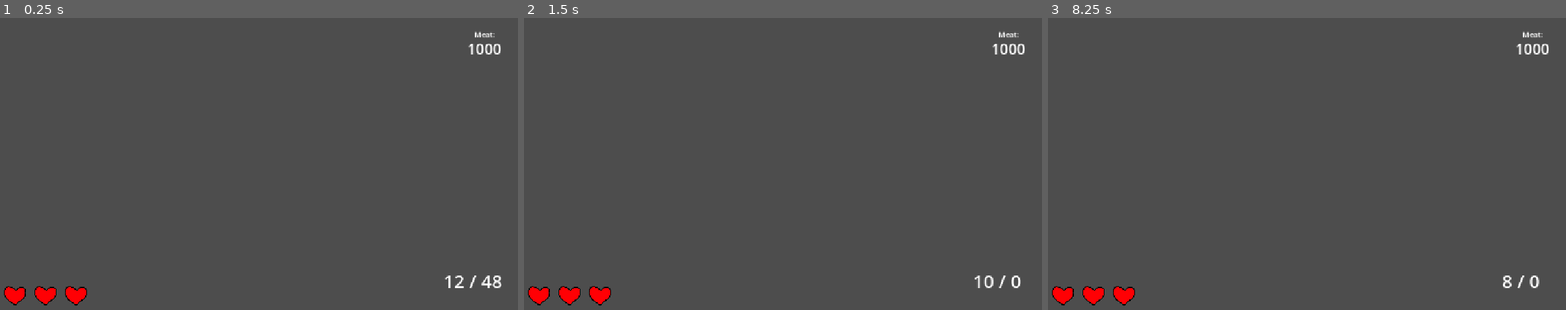
Above: before the commit, frames 1-3 (left to right).
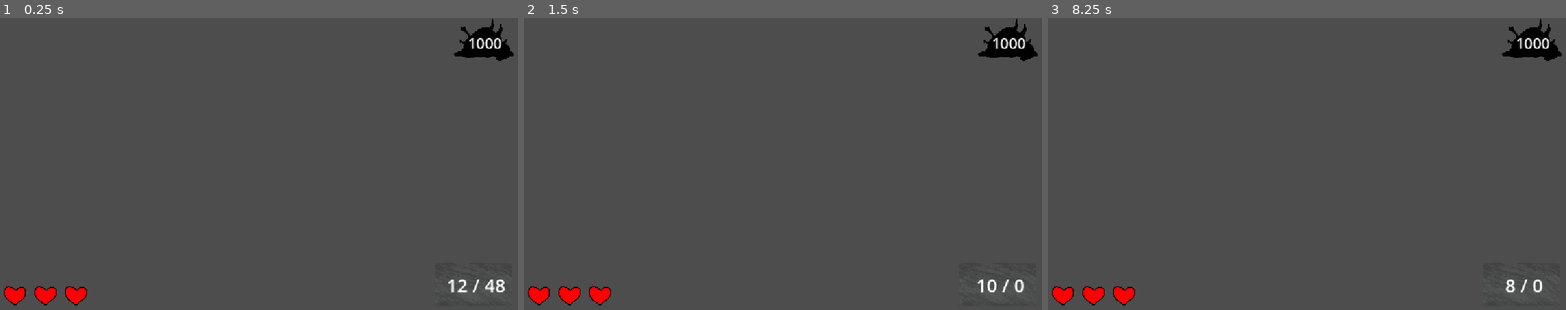
Above: after the commit, the same moments.

Repository: gmuGADIG/DEADSHOT
Game: Godot game, scene res://test_scenes/enemies/wilder_combat.tscn
Same seed, same stepped clock (60 frames per second), same inputs: the game is played once before the commit and once after it. This scene is started directly instead of the project's main scene. The engine's default icon, where the game draws it, is replaced by a stand-in: a white triangle on a blue panel in a dark square. Sound files missing from this copy of the repository are replaced by a short silence.
Inputs (mouse positions are in pixels of both pictures, inside the frame that each line leads up to):
- Up to frame 1 (0.25 s): no input
- Up to frame 2 (1.5 s): tap Enter at 0.5 s; move the mouse to (902, 152) at 0.52 s; press the mouse at (902, 152) at 0.53 s; hold D (move_right) 0.53-1.28 s; tap Space (roll) at 1.25 s; move the mouse to (674, 181) at 1.27 s; release the mouse at (674, 181) at 1.28 s; hold S (move_down) from 1.28 s (still down); tap E (interact) at 1.35 s
- Up to frame 3 (8.25 s): tap Enter at 2, 3.5 s; move the mouse to (1358, 102) at 2.02 s; release S (move_down) at 2.03 s; hold D (move_right) 2.03-2.78 s; hold Shift (quick_purchase) 2.03-2.78 s; tap Space (roll) at 2.75, 2.85, 4.25, 6.6 s; move the mouse to (1281, 228) at 2.77 s; hold W (move_up) 2.78-3.53 s; move the mouse to (1467, 210) at 3.52 s; hold Right mouse button (whip) 3.53-4.28 s; hold A (move_left) 3.53-5.03 s; move the mouse to (1146, 123) at 4.27 s; click (1146, 123) at 4.35 s; move the mouse to (1332, 166) at 5.02 s; hold S (move_down) 5.03-5.78 s; hold E (interact) 5.03-5.78 s; move the mouse to (1229, 93) at 5.77 s; hold D (move_right) 5.78-6.53 s; tap Shift (quick_purchase) at 5.85 s; move the mouse to (1426, 152) at 6.52 s; hold W (move_up) 6.53-7.28 s; move the mouse to (1198, 181) at 7.27 s; hold D (move_right) 7.28-8.03 s; right-click (1198, 181) at 7.35 s; move the mouse to (1358, 102) at 8.02 s; press the mouse at (1358, 102) at 8.03 s; hold S (move_down) from 8.03 s (still down)

The runs differ from the first frame. In frame 1, 1.2% of the frame differs, in the area x 85-100%, y 0-95%; in frame 2, 1.1%; in frame 3, 1.0%.
Error in both runs: Cannot call method 'project_ray_origin' on a null value. (res://world/player/reticle/reticle.gd:10)

Commit message:
Update Meat and Gun HUD

Diff:
--- a/world/player/HUD/hud.tscn
+++ b/world/player/HUD/hud.tscn
@@ -7,8 +7,10 @@
 [ext_resource type="Script" path="res://world/player/HUD/stamina_display.gd" id="6_02nes"]
 [ext_resource type="Script" path="res://world/player/HUD/ammo_display.gd" id="6_4abqf"]
 [ext_resource type="Script" uid="uid://bb38eh0qqofj5" path="res://world/player/HUD/meatcounter.gd" id="6_4o0ul"]
+[ext_resource type="Texture2D" uid="uid://dst1s8o2rlmw5" path="res://world/floor/sand/sand_grey-fill.png" id="6_07gs6"]
 [ext_resource type="Script" path="res://world/player/HUD/player_point.gd" id="7_5nwtl"]
 [ext_resource type="Script" path="res://world/player/HUD/reload_display.gd" id="8_4aq5e"]
+[ext_resource type="Texture2D" uid="uid://y1h3uww1jns7" path="res://world/enemy/meat/meat.png" id="8_l0aox"]
 
 [sub_resource type="LabelSettings" id="LabelSettings_5nwtl"]
 font_size = 40
@@ -114,12 +116,31 @@
 grow_vertical = 0
 script = ExtResource("6_4abqf")
 
+[node name="TextureRect" type="TextureRect" parent="Ammo"]
+modulate = Color(0.6509804, 0.67058825, 0.6666667, 1)
+layout_mode = 1
+anchors_preset = 3
+anchor_left = 1.0
+anchor_top = 1.0
+anchor_right = 1.0
+anchor_bottom = 1.0
+offset_left = -168.0
+offset_top = -93.0
+grow_horizontal = 0
+grow_vertical = 0
+texture = ExtResource("6_07gs6")
+expand_mode = 1
+
 [node name="AmmoLabel" type="Label" parent="Ammo"]
 unique_name_in_owner = true
 layout_mode = 1
 anchors_preset = 15
 anchor_right = 1.0
 anchor_bottom = 1.0
+offset_left = 7.0
+offset_top = 9.0
+offset_right = 7.0
+offset_bottom = 9.0
 grow_horizontal = 2
 grow_vertical = 2
 text = "12 / 48"
@@ -137,19 +158,28 @@
 grow_horizontal = 0
 script = ExtResource("6_4o0ul")
 
-[node name="TempLabel" type="Label" parent="Meat"]
-layout_mode = 0
-offset_left = 65.0
-offset_top = 24.0
-offset_right = 109.0
-offset_bottom = 47.0
-text = "Meat:"
+[node name="Meat Silouehtte" type="TextureRect" parent="Meat"]
+modulate = Color(0, 0, 0, 1)
+layout_mode = 1
+anchors_preset = 1
+anchor_left = 1.0
+anchor_right = 1.0
+offset_left = -175.0
+offset_bottom = 94.0
+grow_horizontal = 0
+texture = ExtResource("8_l0aox")
+expand_mode = 1
+stretch_mode = 5
 
 [node name="MeatLabel" type="Label" parent="Meat"]
 layout_mode = 1
 anchors_preset = 15
 anchor_right = 1.0
 anchor_bottom = 1.0
+offset_left = 1.0
+offset_top = -12.0
+offset_right = 1.0
+offset_bottom = -12.0
 grow_horizontal = 2
 grow_vertical = 2
 text = "305"
Not shown: 1 places in world/player/HUD/hud.tscn that only renumber resources
